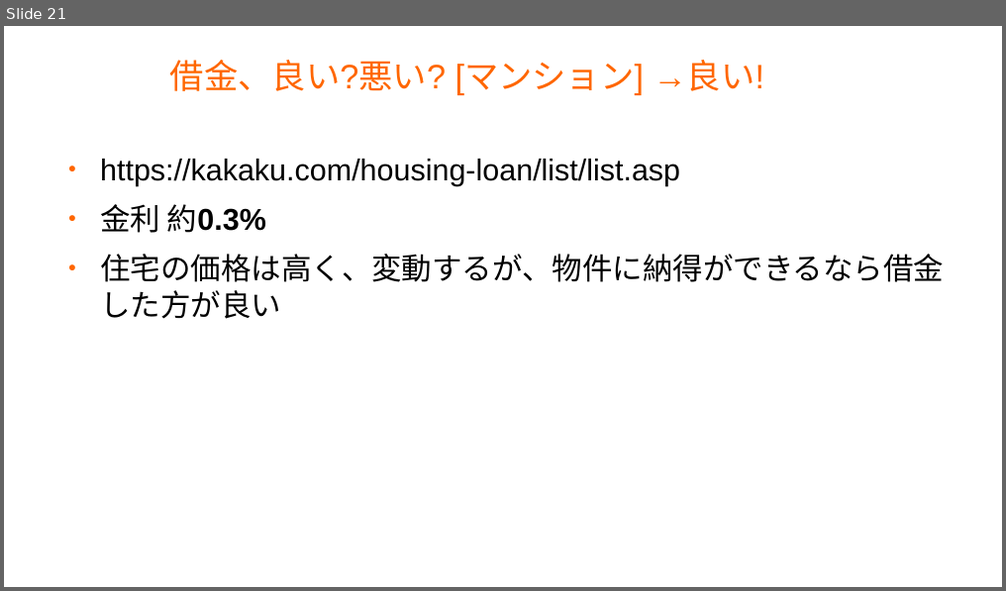
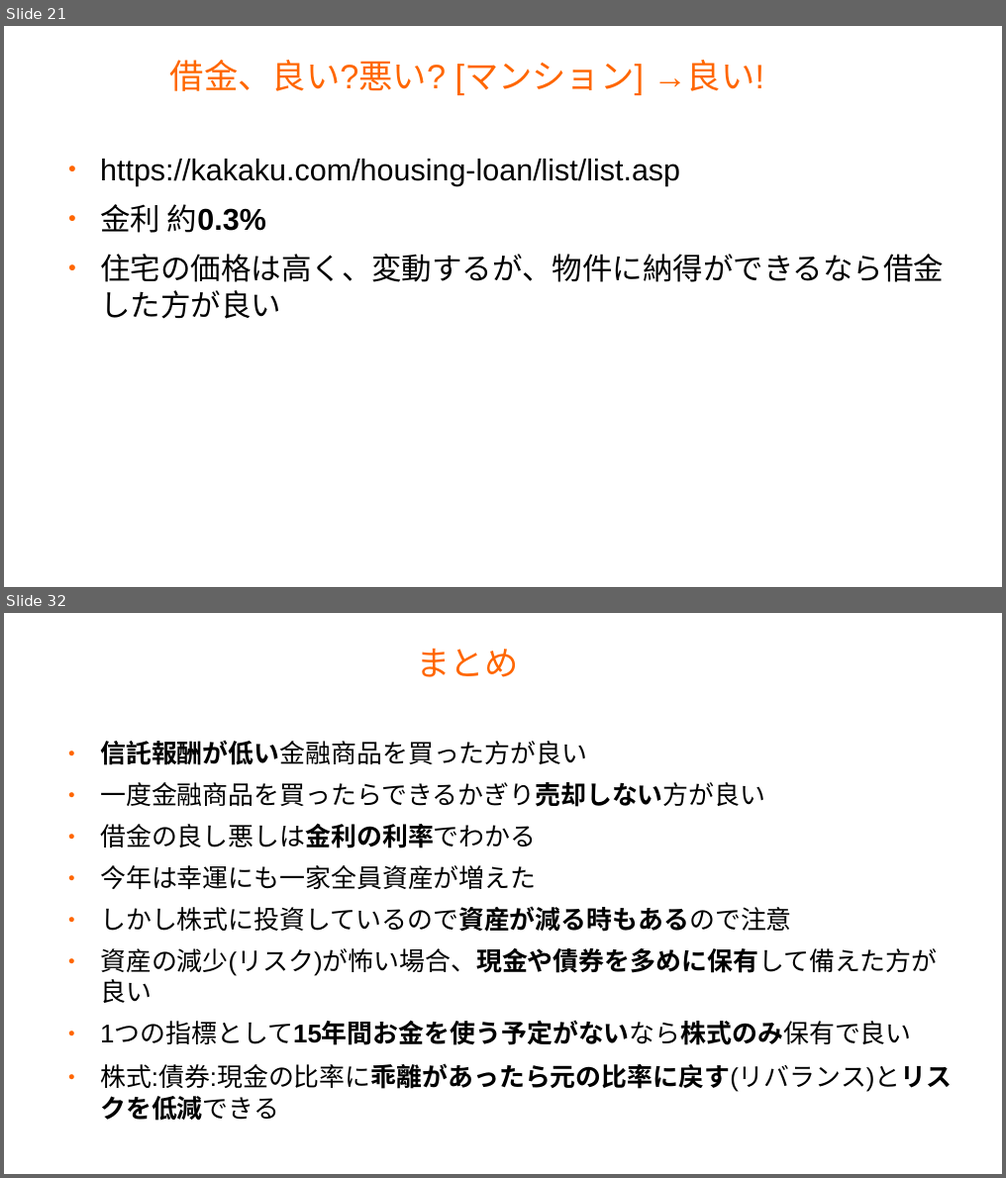
Before and after one commit to master-q/masterq-docs, a slide deck: presentations/20231126-invest_report/20231126-invest_report.odp. Shown one above the other, each under a label of ours: slide 21 before the commit, slides 21 and 32 after it; the slides between them are not shown. The pictures are 1006x591 and 1006x1178 pixels, drawn with LibreOffice and Linux fonts; fonts in the diff are those of the drawing; background and template pictures are left out. Boxes give left, top, right and bottom in pixels: in the first picture for what was removed or moved away, otherwise in the second. Text is boxed around its words. In the diff, an @@ line names an element or a change of style, - is before the commit and + after.

```diff
--- a/presentations/20231126-invest_report/20231126-invest_report.odp
+++ b/presentations/20231126-invest_report/20231126-invest_report.odp
@@ slide 32 added at <box>4,613,1002,1174</box>, background #FFFFFF @@
@@ title added at <box>417,648,519,677</box>, 27 pt, text #FF6600 @@
+まとめ
@@ text added at <box>100,740,951,1121</box>, 20.4 pt, text #000000 @@
+● 信託報酬が低い金融商品を買った方が良い
+● 一度金融商品を買ったらできるかぎり売却しない方が良い
+● 借金の良し悪しは金利の利率でわかる
+● 今年は幸運にも一家全員資産が増えた
+● しかし株式に投資しているので資産が減る時もあるので注意
+● 資産の減少(リスク)が怖い場合、現金や債券を多めに保有して備えた方が良い
+● 1つの指標として15年間お金を使う予定がないなら株式のみ保有で良い
+● 株式:債券:現金の比率に乖離があったら元の比率に戻す(リバランス)とリスクを低減できる
```
Also in this commit, not shown: 4 slides changed, 10 other slides added.
